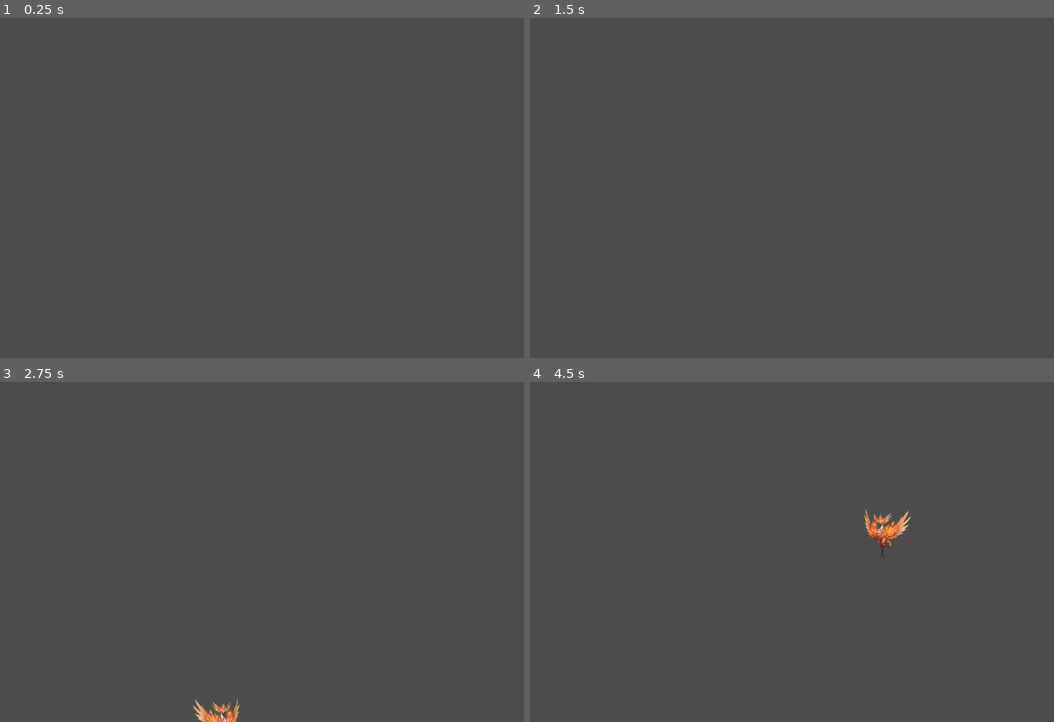
Above: before the commit, frames 1-4 (two rows, left to right).
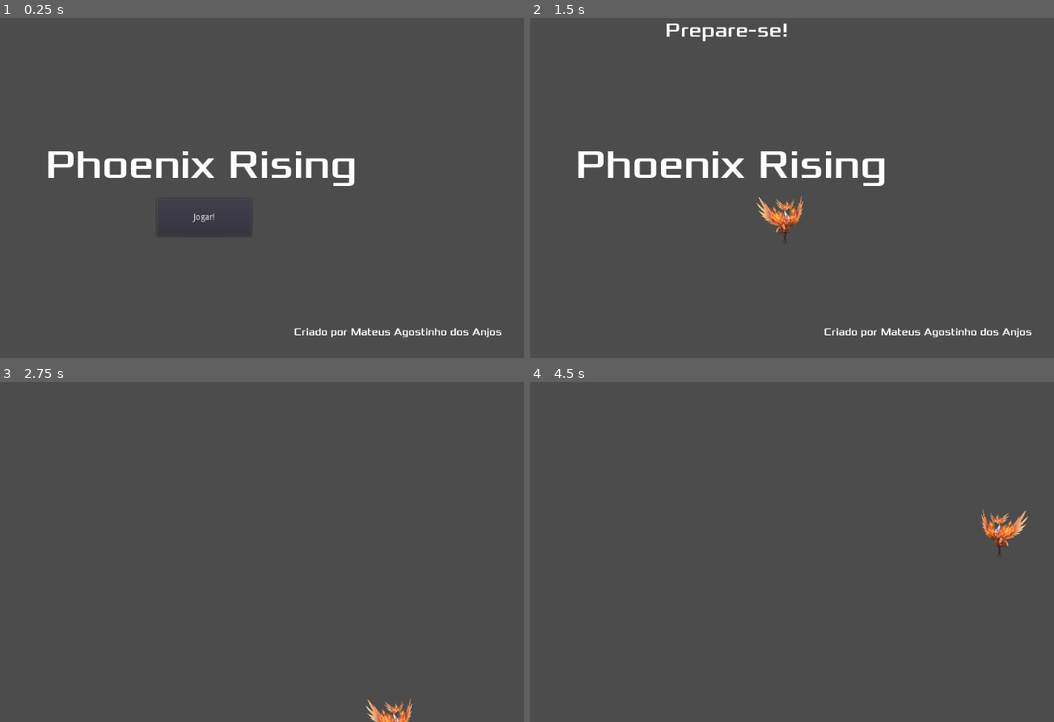
Above: after the commit, the same moments.

Repository: MateusdosAnjos/MAC0499
Game: Godot game, scene res://Main/Main.tscn
Two runs of this game, one before a commit and one after it. Both use one fixed random seed, a clock stepped at 60 frames per second and the inputs below. The project has no main scene, so this scene is started directly.
Inputs (mouse positions are in pixels of both pictures, inside the frame that each line leads up to):
- Up to frame 1 (0.25 s): no input
- Up to frame 2 (1.5 s): click (734, 218) at 0.5 s, where only the run after the commit has a clickable "Jogar!"; tap Enter at 1.25 s; hold Right (ui_right) from 1.28 s (still down)
- Up to frame 3 (2.75 s): release Right (ui_right) at 2.03 s; hold Down (ui_down) from 2.03 s (still down)
- Up to frame 4 (4.5 s): release Down (ui_down) at 2.78 s; hold Right (ui_right) 2.78-3.53 s; hold Up (ui_up) 3.53-4.28 s; hold Left (ui_left) from 4.28 s (still down)

The runs differ from the first frame. In frame 1, 2.5% of the frame differs, in the area x 9-96%, y 39-95%; in frame 2, 3.4%, in the area x 9-96%, y 1-95%; in frame 3, 0.7%; in frame 4, 1.0%.

Commit message:
Adicionado HUD basico

Diff:
--- /dev/null
+++ b/Phoenix Rising/HUD/HUD.gd
@@ -0,0 +1,28 @@
+extends CanvasLayer
+
+signal start_game
+
+func show_message(text):
+    $Message.text = text
+    $Message.show()
+    $MessageTimer.start()
+# Declare member variables here. Examples:
+# var a = 2
+# var b = "text"
+
+# Called when the node enters the scene tree for the first time.
+func _ready():
+    pass # Replace with function body.
+
+# Called every frame. 'delta' is the elapsed time since the previous frame.
+#func _process(delta):
+#    pass
+
+func _on_StartButton_pressed():
+    $StartButton.hide()
+    emit_signal("start_game")
+
+func _on_MessageTimer_timeout():
+    $Titulo.hide()
+    $Autor.hide()
+    $Message.hide()
--- /dev/null
+++ b/Phoenix Rising/HUD/HUD.tscn
@@ -0,0 +1,66 @@
+[gd_scene load_steps=6 format=2]
+
+[ext_resource path="res://HUD/HUD.gd" type="Script" id=1]
+[ext_resource path="res://acessorios/fonts/Xolonium-Regular.ttf" type="DynamicFontData" id=2]
+
+[sub_resource type="DynamicFont" id=1]
+size = 64
+font_data = ExtResource( 2 )
+
+[sub_resource type="DynamicFont" id=2]
+font_data = ExtResource( 2 )
+
+[sub_resource type="DynamicFont" id=3]
+size = 32
+font_data = ExtResource( 2 )
+
+[node name="HUD" type="CanvasLayer"]
+script = ExtResource( 1 )
+
+[node name="Titulo" type="Label" parent="."]
+anchor_left = 0.5
+anchor_top = 0.5
+anchor_right = 0.5
+anchor_bottom = 0.5
+margin_left = -278.5
+margin_top = -46.0
+margin_right = 278.5
+margin_bottom = 46.0
+custom_fonts/font = SubResource( 1 )
+text = "Phoenix Rising"
+align = 1
+
+[node name="Autor" type="Label" parent="."]
+margin_left = 660.0
+margin_top = 549.474
+margin_right = 989.0
+margin_bottom = 569.474
+custom_fonts/font = SubResource( 2 )
+text = "Criado por Mateus Agostinho dos Anjos"
+
+[node name="Message" type="Label" parent="."]
+anchor_left = 0.5
+anchor_right = 0.5
+margin_left = -212.0
+margin_top = 60.0
+margin_right = 200.0
+margin_bottom = 122.0
+custom_fonts/font = SubResource( 3 )
+align = 1
+
+[node name="StartButton" type="Button" parent="."]
+anchor_left = 0.5
+anchor_top = 0.5
+anchor_right = 0.5
+anchor_bottom = 0.5
+margin_left = -68.6842
+margin_top = 47.4736
+margin_right = 81.3158
+margin_bottom = 107.474
+text = "Jogar!"
+
+[node name="MessageTimer" type="Timer" parent="."]
+wait_time = 2.0
+one_shot = true
+[connection signal="pressed" from="StartButton" to="." method="_on_StartButton_pressed"]
+[connection signal="timeout" from="MessageTimer" to="." method="_on_MessageTimer_timeout"]
--- a/Phoenix Rising/Main/Main.gd
+++ b/Phoenix Rising/Main/Main.gd
@@ -7,7 +7,6 @@
 # Called when the node enters the scene tree for the first time.
 func _ready():
     pass # Replace with function body.
-    $TimerInicio.start()
 
 # Called every frame. 'delta' is the elapsed time since the previous frame.
 #func _process(delta):
@@ -15,6 +14,10 @@
 
 func new_game():
     $Phoenix.start($PosicaoInicial.position)
+    $HUD.show_message("Prepare-se!")
 
 func _on_TimerInicio_timeout():
+    pass
+
+func _on_HUD_start_game():
     new_game()
--- a/Phoenix Rising/Main/Main.tscn
+++ b/Phoenix Rising/Main/Main.tscn
@@ -1,8 +1,9 @@
-[gd_scene load_steps=4 format=2]
+[gd_scene load_steps=5 format=2]
 
 [ext_resource path="res://Main/Main.gd" type="Script" id=1]
 [ext_resource path="res://Phoenix/Phoenix.tscn" type="PackedScene" id=2]
 [ext_resource path="res://Main/Inicio.gd" type="Script" id=3]
+[ext_resource path="res://HUD/HUD.tscn" type="PackedScene" id=4]
 
 [node name="Main" type="Node"]
 script = ExtResource( 1 )
@@ -10,10 +11,13 @@
 [node name="Phoenix" parent="." instance=ExtResource( 2 )]
 
 [node name="PosicaoInicial" type="Position2D" parent="."]
-position = Vector2( 512, 320 )
+position = Vector2( 512, 380 )
 
 [node name="TimerInicio" type="Timer" parent="."]
 wait_time = 2.0
 one_shot = true
 script = ExtResource( 3 )
+
+[node name="HUD" parent="." instance=ExtResource( 4 )]
 [connection signal="timeout" from="TimerInicio" to="." method="_on_TimerInicio_timeout"]
+[connection signal="start_game" from="HUD" to="." method="_on_HUD_start_game"]
